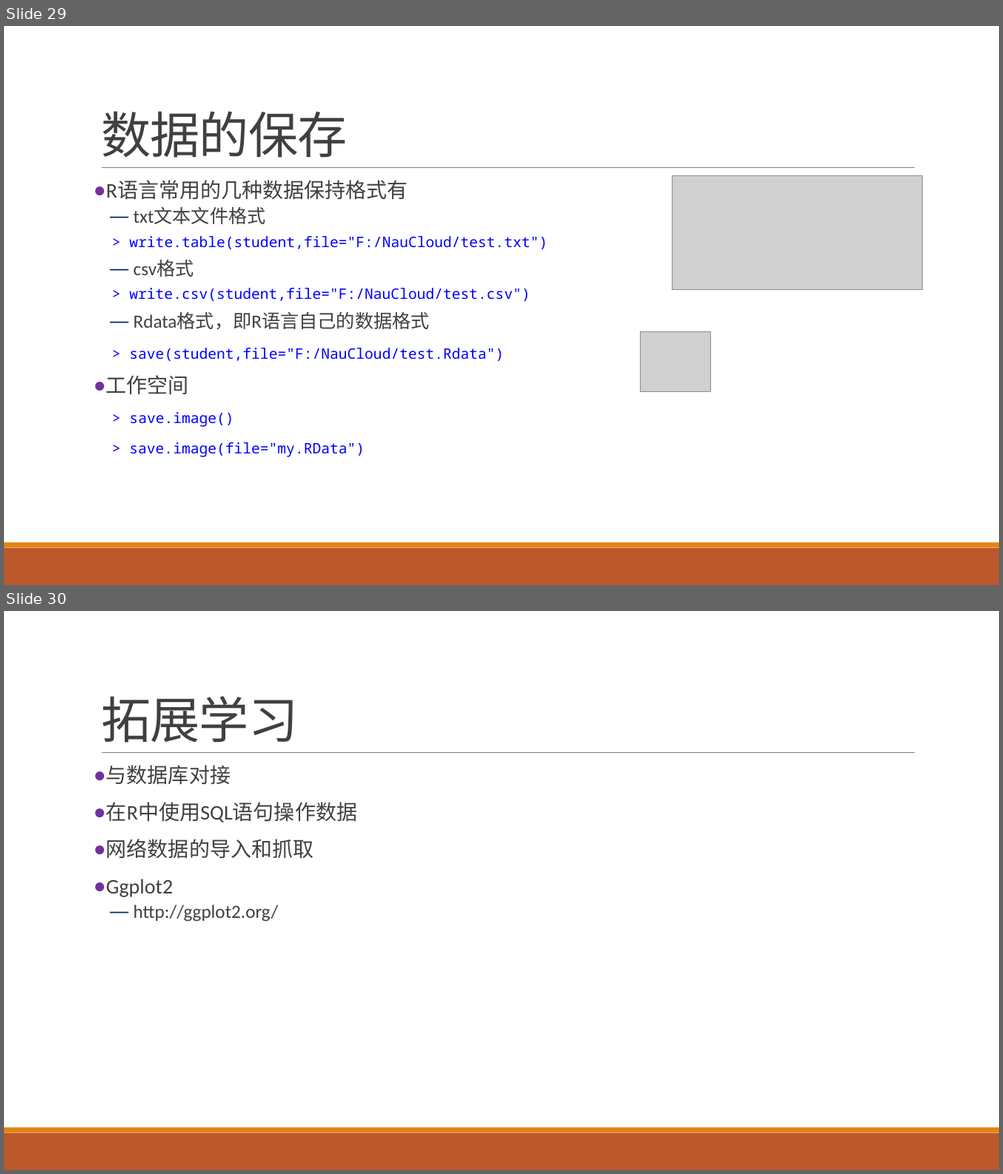
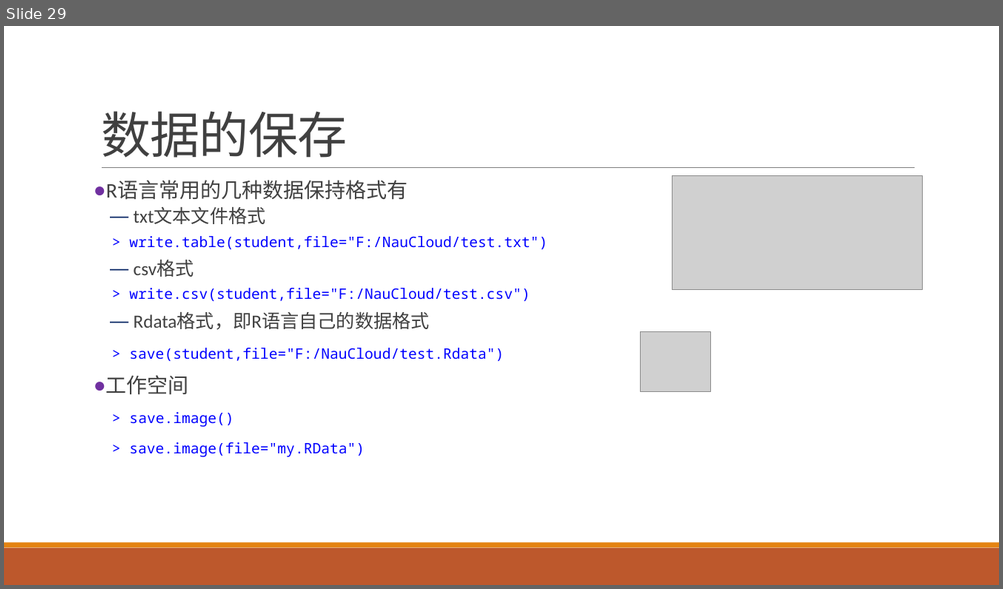
Before and after one commit to exoplanetX/DataAnalytics, a slide deck: 实验2-变量-导入和包.pptx. Shown one above the other, each under a label of ours: slides 29 and 30 before the commit, slide 29 after it. The pictures are 1003x1174 and 1003x589 pixels, drawn with LibreOffice and Linux fonts; fonts in the diff are those of the drawing; grey boxes stand for pictures. Boxes give left, top, right and bottom in pixels: in the first picture for what was removed or moved away, otherwise in the second. Text is boxed around its words. In the diff, an @@ line names an element or a change of style, - is before the commit and + after.

Commit message:
Add files via upload
删除最后一页

```diff
--- a/实验2-变量-导入和包.pptx
+++ b/实验2-变量-导入和包.pptx
@@ slide 30 removed at box(4, 611, 999, 1170), background #FFFFFF; not listed: 3 template elements that a slide beside it also shows @@
@@ title removed at box(101, 696, 299, 743) @@
-拓展学习
@@ text removed at box(106, 765, 357, 922) @@
-● 与数据库对接
-● 在R中使用SQL语句操作数据
-● 网络数据的导入和抓取
-● Ggplot2
-  — http://ggplot2.org/
```
